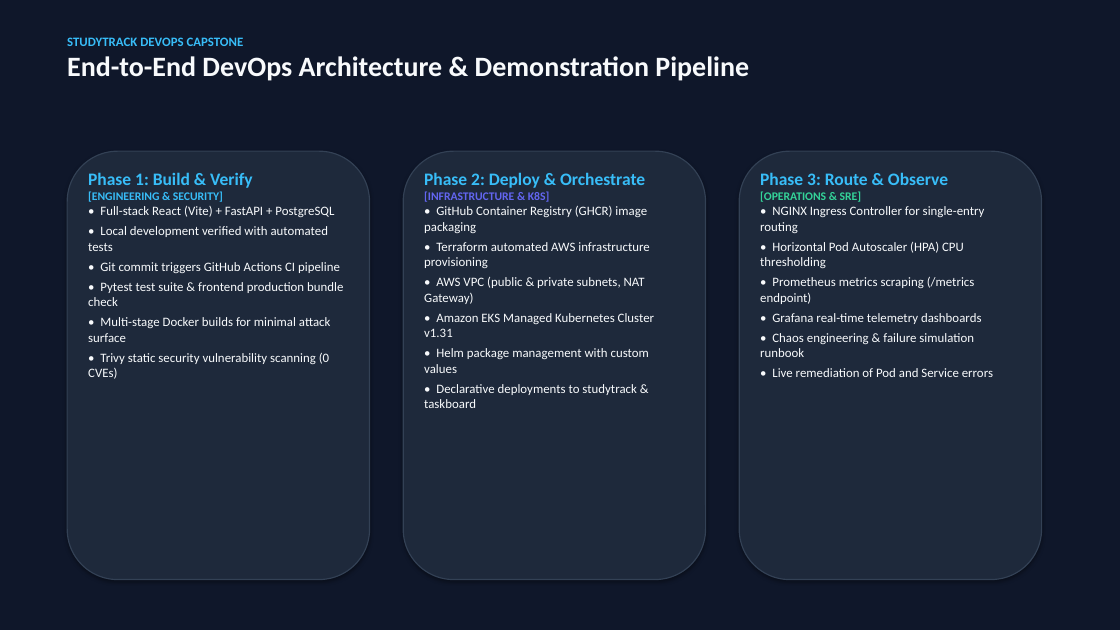
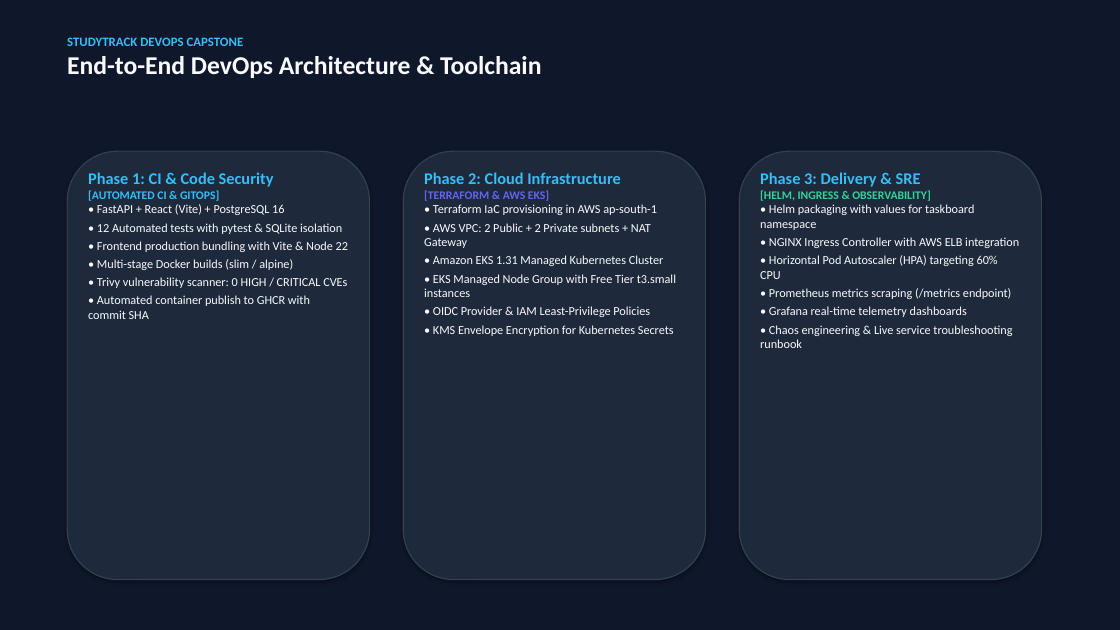
Before and after one commit to shubh-aarambh/Study-Track, a slide deck: slide 2 of demo/StudyTrack_DevOps_Capstone_Presentation.pptx. Drawn at 1120x630 pixels with LibreOffice and Linux fonts; fonts in the diff are those of the drawing. Boxes give left, top, right and bottom in pixels: in the first picture for what was removed or moved away, otherwise in the second. Text is boxed around its words. In the diff, an @@ line names an element or a change of style, - is before the commit and + after.

```diff
--- a/demo/StudyTrack_DevOps_Capstone_Presentation.pptx
+++ b/demo/StudyTrack_DevOps_Capstone_Presentation.pptx
@@ text at [67, 56, 541, 78]: text changed; size 24 to 22 pt @@
-End-to-End DevOps Architecture & Demonstration Pipeline
+End-to-End DevOps Architecture & Toolchain
@@ text at [88, 172, 348, 319]: text changed; size 11 to 10.5 pt @@
-Phase 1: Build & Verify
-[ENGINEERING & SECURITY]
-• Full-stack React (Vite) + FastAPI + PostgreSQL
-• Local development verified with automated tests
-• Git commit triggers GitHub Actions CI pipeline
-• Pytest test suite & frontend production bundle check
-• Multi-stage Docker builds for minimal attack surface
-• Trivy static security vulnerability scanning (0 CVEs)
+Phase 1: CI & Code Security
+[AUTOMATED CI & GITOPS]
+• FastAPI + React (Vite) + PostgreSQL 16
+• 12 Automated tests with pytest & SQLite isolation
+• Frontend production bundling with Vite & Node 22
+• Multi-stage Docker builds (slim / alpine)
+• Trivy vulnerability scanner: 0 HIGH / CRITICAL CVEs
+• Automated container publish to GHCR with commit SHA
@@ text at [424, 172, 676, 336]: text changed; size 11 to 10.5 pt @@
-Phase 2: Deploy & Orchestrate
-[INFRASTRUCTURE & K8S]
-• GitHub Container Registry (GHCR) image packaging
-• Terraform automated AWS infrastructure provisioning
-• AWS VPC (public & private subnets, NAT Gateway)
-• Amazon EKS Managed Kubernetes Cluster v1.31
-• Helm package management with custom values
-• Declarative deployments to studytrack & taskboard
+Phase 2: Cloud Infrastructure
+[TERRAFORM & AWS EKS]
+• Terraform IaC provisioning in AWS ap-south-1
+• AWS VPC: 2 Public + 2 Private subnets + NAT Gateway
+• Amazon EKS 1.31 Managed Kubernetes Cluster
+• EKS Managed Node Group with Free Tier t3.small instances
+• OIDC Provider & IAM Least-Privilege Policies
+• KMS Envelope Encryption for Kubernetes Secrets
@@ text at [760, 172, 1019, 279]: text changed; size 11 to 10.5 pt @@
-Phase 3: Route & Observe
-[OPERATIONS & SRE]
-• NGINX Ingress Controller for single-entry routing
-• Horizontal Pod Autoscaler (HPA) CPU thresholding
+Phase 3: Delivery & SRE
+[HELM, INGRESS & OBSERVABILITY]
+• Helm packaging with values for taskboard namespace
+• NGINX Ingress Controller with AWS ELB integration
+• Horizontal Pod Autoscaler (HPA) targeting 60% CPU
@@ text at [769, 288, 1012, 317]: size 11 to 10.5 pt in "• Prometheus metrics scraping (/metrics endpoint)", "• Grafana real-time telemetry dashboards"; less space between paragraphs @@
@@ text at [760, 325, 1012, 348]: text changed; size 11 to 10.5 pt @@
-• Chaos engineering & failure simulation runbook
-• Live remediation of Pod and Service errors
+• Chaos engineering & Live service troubleshooting runbook
```
Also in this commit, not shown: 2 other slides changed, 6 slides added, 5 slides removed, 19 other files.
